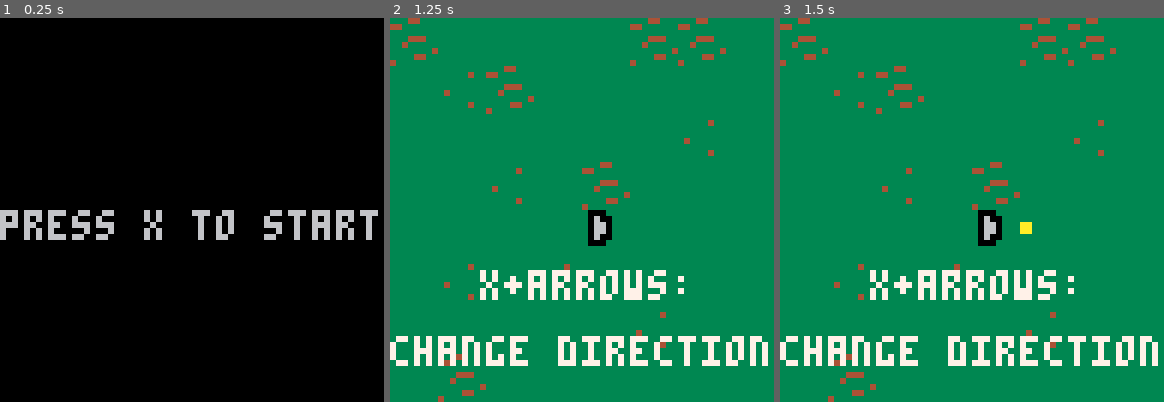
Above: before the commit, frames 1-3 (left to right).
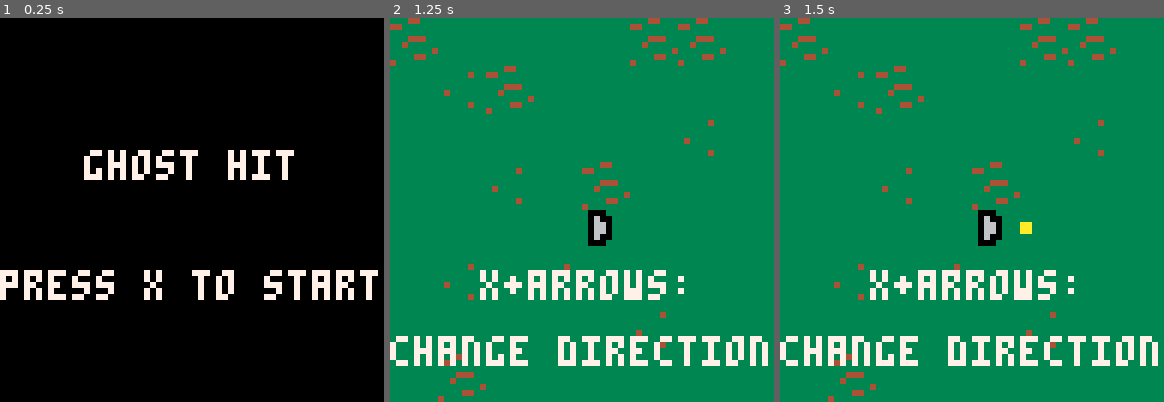
Above: after the commit, the same moments.

Repository: matheusmortatti/LOWREZJAM2020
Game: PICO-8 cartridge template.p8
Two runs of this game, one before a commit and one after it. Both use one fixed random seed, a clock stepped at 60 frames per second and the inputs below.
Inputs:
- Up to frame 1 (0.25 s): no input
- Up to frame 2 (1.25 s): tap O (Z key) at 0.33, 0.7 s; tap X (X key) at 1.07 s
- Up to frame 3 (1.5 s): tap O (Z key) at 1.43 s

The runs differ from the first frame. In frame 1, 7.7% of the frame differs, in the area x 0-99%, y 34-74%; in frame 2, nothing differs; in frame 3, nothing differs.

Commit message:
added title to title screen

Diff:
--- a/template.p8
+++ b/template.p8
@@ -815,7 +815,14 @@
 
 function menu:render()
 		map(8,8,0,0,8,8)
-		print("press x to start", 0, screen_size/2)
+		local press="press x to start"
+		local title="ghost hit"
+		print(
+			press,
+			(64-#press*4)/2,screen_size/2+10,7)
+		print(
+			title,
+			(64-#title*4)/2,screen_size/2-10,7)
 end
 
 -------------------------------
@@ -1151,7 +1158,7 @@
 			for e in all(self.npcs) do
 				if not e.done and e:is_a("friend") then
 					e.ptr=e.reloadtime
-					e.reloadtime=100000
+					e.reloadtime=10000
 				end
 			end
 		else
